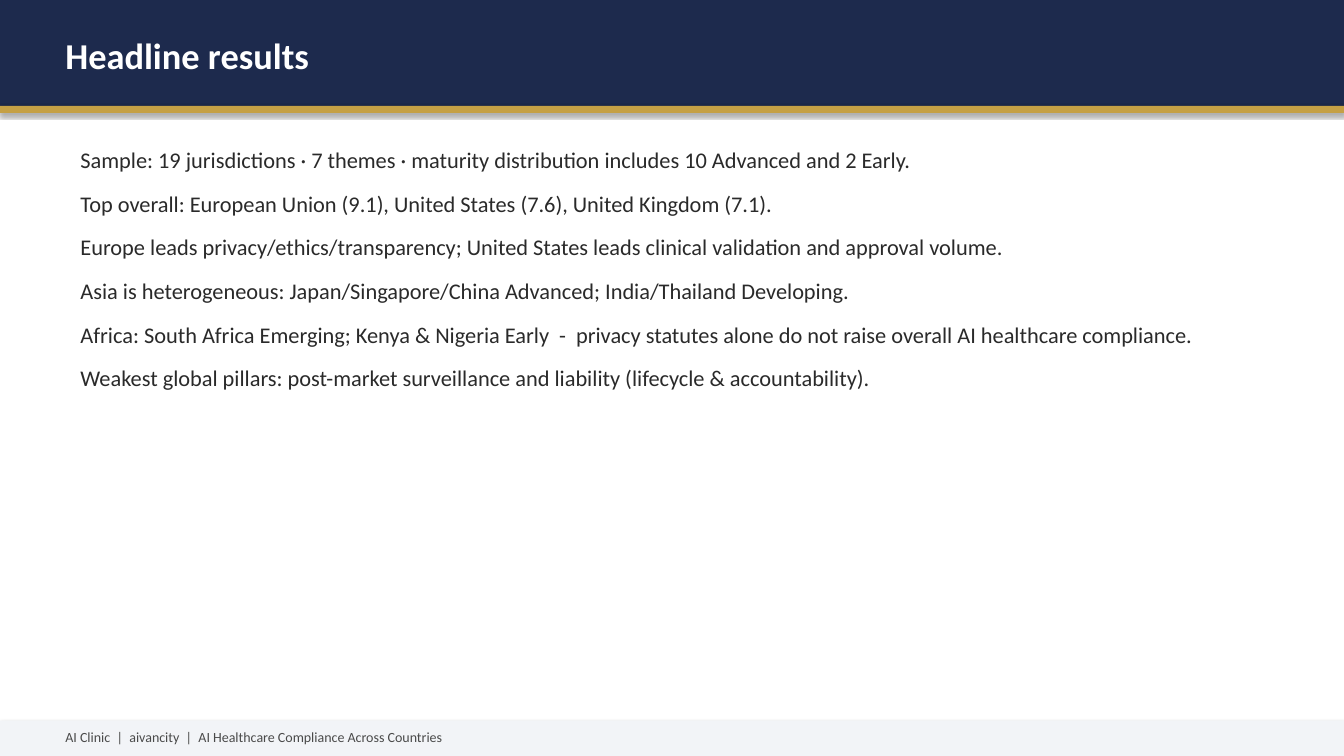
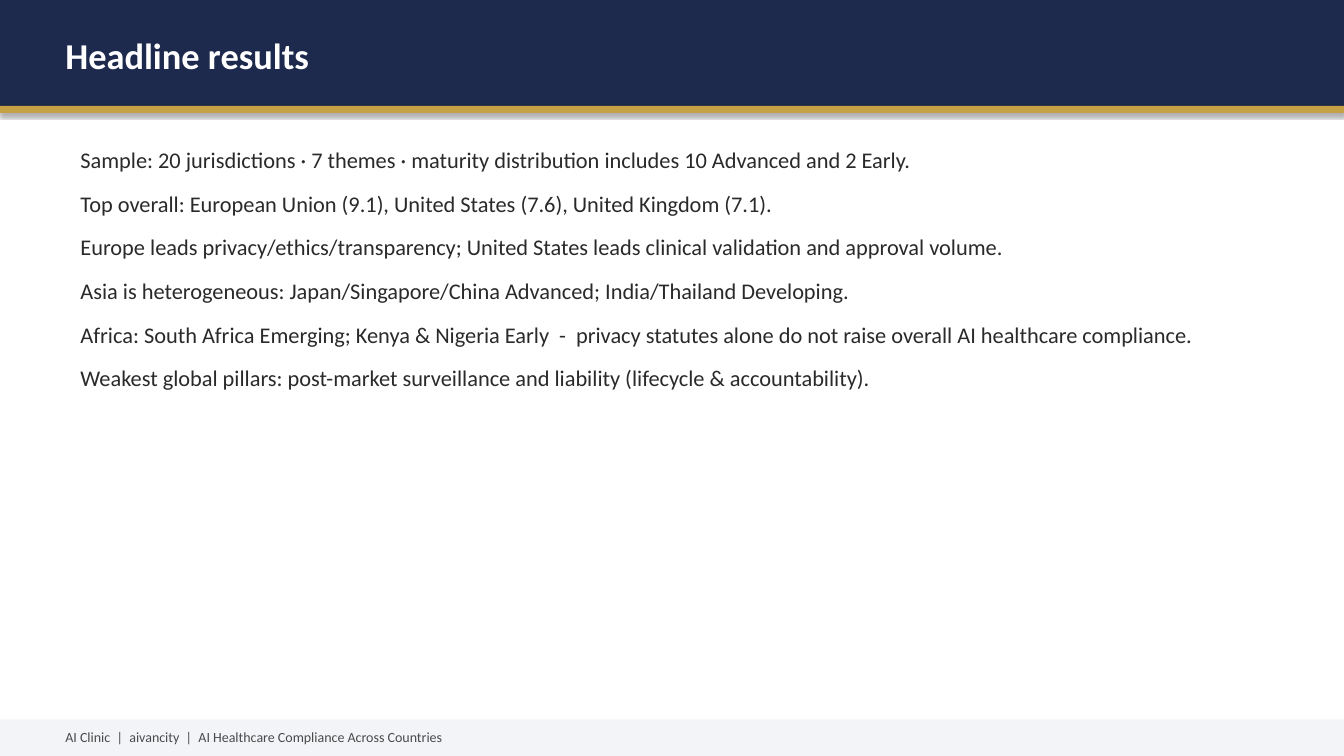
Before and after one commit to remi7025/AI-Clinic, a slide deck: slide 15 of AI_Clinic_Presentation.pptx. Drawn at 1344x756 pixels with LibreOffice and Linux fonts; fonts in the diff are those of the drawing. Boxes give left, top, right and bottom in pixels: in the first picture for what was removed or moved away, otherwise in the second. Text is boxed around its words. In the diff, an @@ line names an element or a change of style, - is before the commit and + after.

```diff
--- a/AI_Clinic_Presentation.pptx
+++ b/AI_Clinic_Presentation.pptx
@@ text at (80,152,910,172): text changed @@
-Sample: 19 jurisdictions · 7 themes · maturity distribution includes 10 Advanced and 2 Early.
+Sample: 20 jurisdictions · 7 themes · maturity distribution includes 10 Advanced and 2 Early.
```
Also in this commit, not shown: 3 other slides changed, 28 other files.
